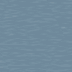
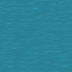
The second 72px x 72px image is a revision of the first. Changes to its layers:
hid "fleufroid3" over [0,0,72,72]
added layer "tropmer3" above "tropmer2" over [0,0,72,72]
added layer "tropmer2" above "tropmer1" over [0,0,72,72]
added layer "tropmer1" above "phoques" over [0,0,72,72]
hid "merfr3" over [0,0,72,72]
hid "merfr1" over [0,0,72,72]
showed "mer3" over [0,0,72,72]
hid "mer1" over [0,0,72,72]
